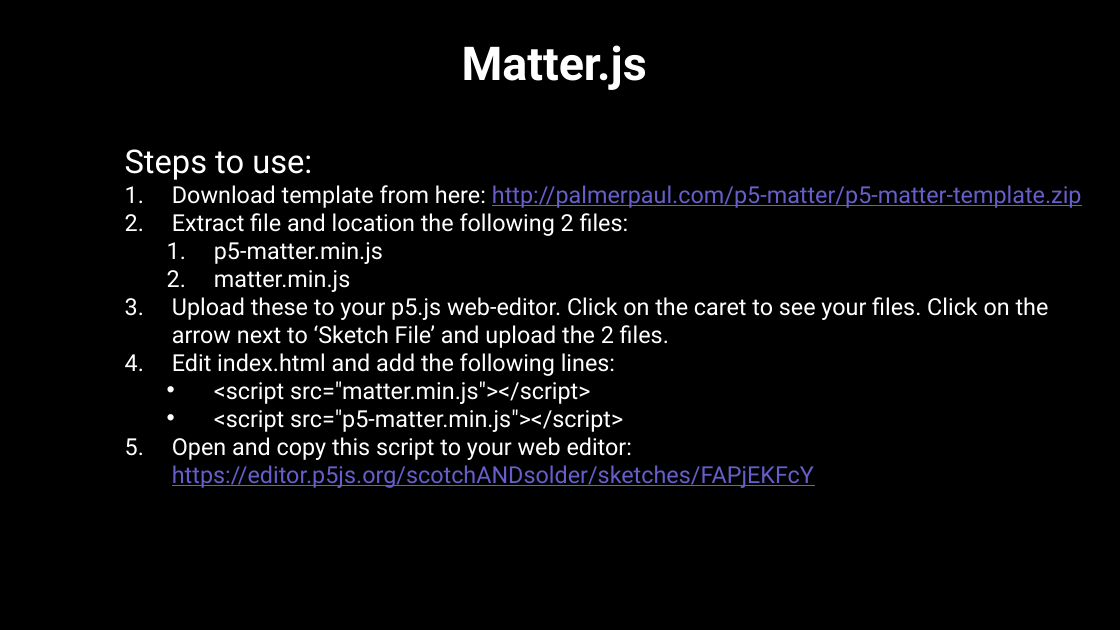
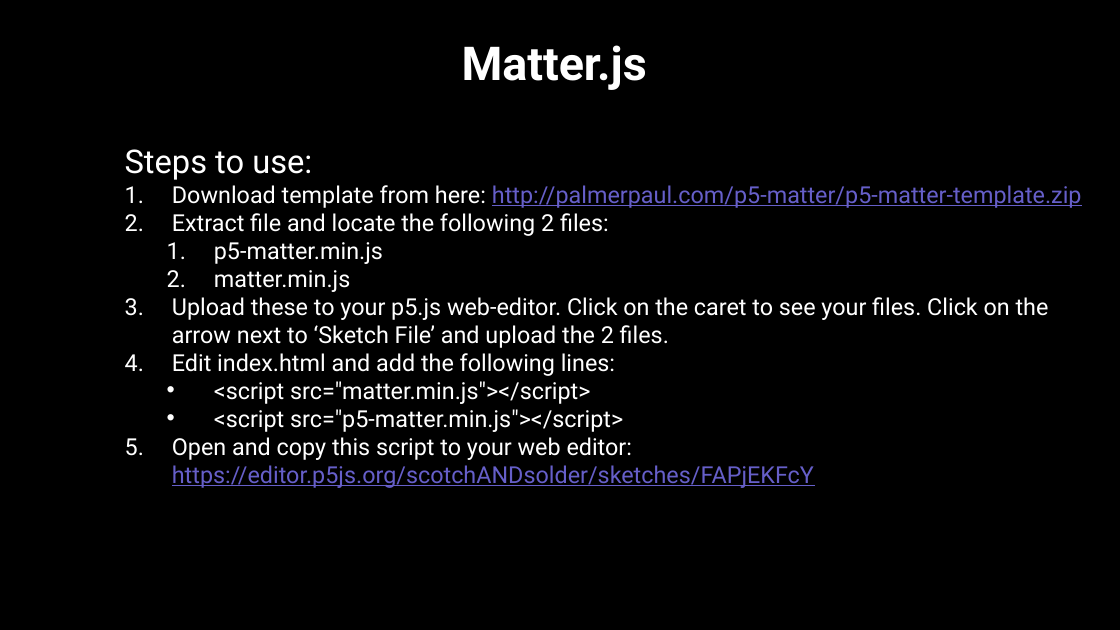
Before and after one commit to scotchANDsolder/Classes-and-Teaching, a slide deck: slide 8 of STA-491-PC-F21/9 - Smooth Motions & Projection Tips.pptx. Drawn at 1120x630 pixels with LibreOffice and Linux fonts; fonts in the diff are those of the drawing. Boxes give left, top, right and bottom in pixels: in the first picture for what was removed or moved away, otherwise in the second. Text is boxed around its words. In the diff, an @@ line names an element or a change of style, - is before the commit and + after.

```diff
--- a/STA-491-PC-F21/9 - Smooth Motions & Projection Tips.pptx
+++ b/STA-491-PC-F21/9 - Smooth Motions & Projection Tips.pptx
@@ text at [172,213,609,236]: text changed @@
-2. Extract file and location the following 2 files:
+2. Extract file and locate the following 2 files:
```
Also in this commit, not shown: 2 other slides changed, 1 other file.
